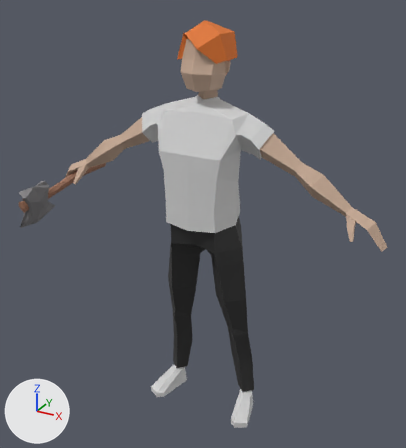
The FBX model Models/animation/player/P@Axe Action.FBX: old version first, new version second.
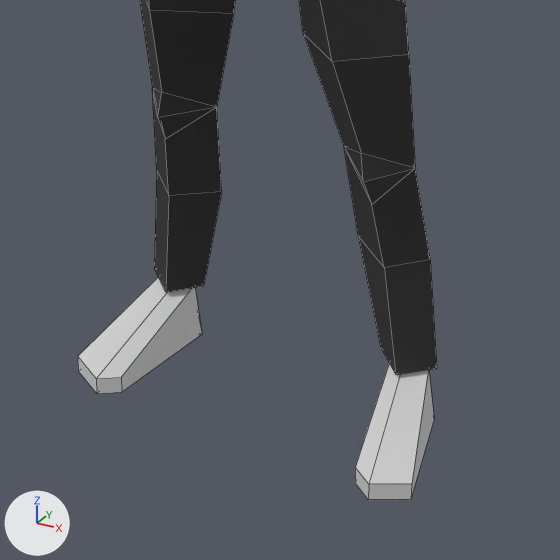
The first picture shows the older version from a 50 mm lens placed at (1.036, -1.91, 1.877), pointed at (0.007, -0.039, 0.942). The close-ups show both versions on the part from 32% to 71% of the width and 63% to 99% of the height of that picture. The lights are fixed; the arrows at lower left show +X, +Y and +Z. The close-ups show mesh edges as thin lines.

Names of what the first close-up shows: 'Player'.
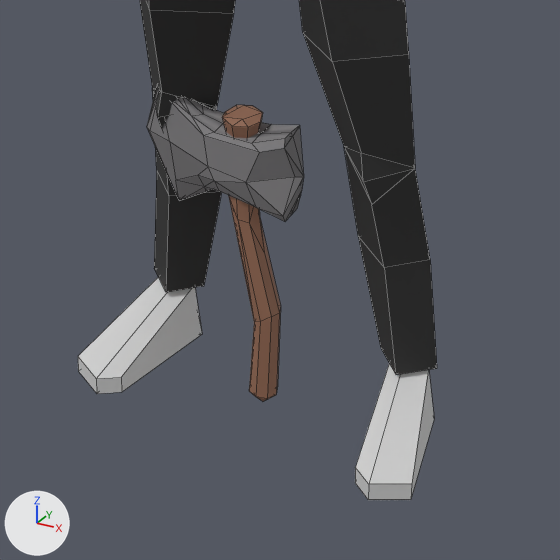
Location of each change, (x1, y1, x2, y2) in pixels of the close-ups (560 x 560 px):
'axe', moved, turned (not visible before): after (147, 87, 304, 401)

What changed in the scene script:
```text
Change ob_axe:
    ob_axe.rotation_euler: (2.015, -1.09, -0.704) -> (0.0, 0.0, 0.0)  # degrees (115, -62, -40) -> degrees (0, 0, 0)
    ob_axe.location: (-0.647, -0.018, 1.054) -> (0.0, 0.0, 0.142)
```
